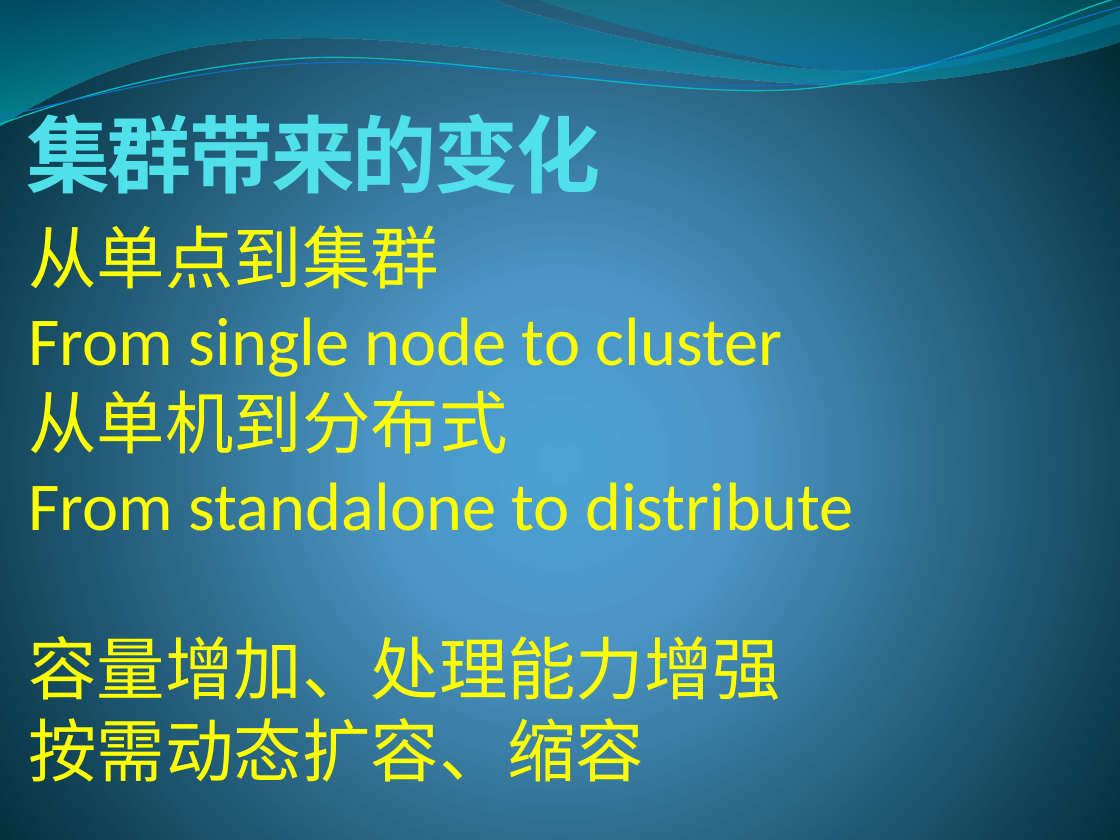
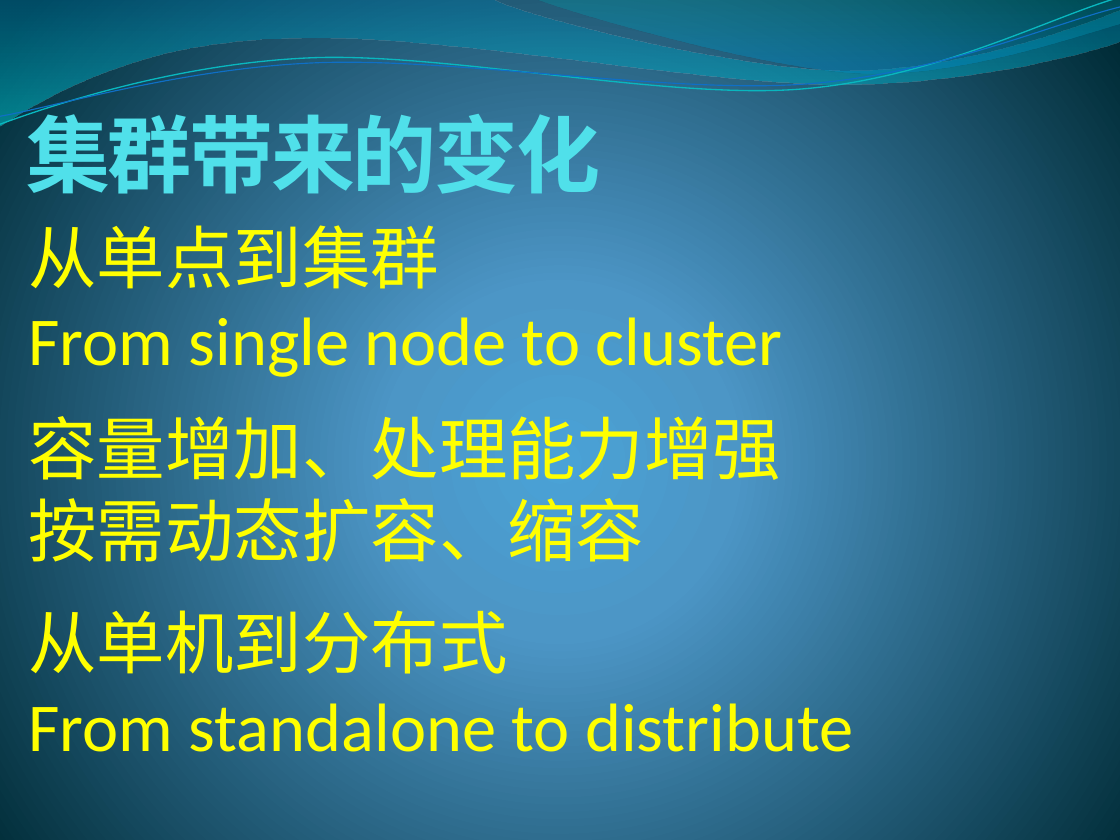
Before and after one commit to lixinjie1985/redis, a slide deck: slide 7 of docs/redis-01.pptx. Drawn at 1120x840 pixels with LibreOffice and Linux fonts; fonts in the diff are those of the drawing. Boxes give left, top, right and bottom in pixels: in the first picture for what was removed or moved away, otherwise in the second. Text is boxed around its words. In the diff, an @@ line names an element or a change of style, - is before the commit and + after.

```diff
--- a/docs/redis-01.pptx
+++ b/docs/redis-01.pptx
@@ text at (28, 378, 853, 793): paragraphs removed @@
-从单机到分布式
-From standalone to distribute
-容量增加、处理能力增强
-按需动态扩容、缩容
@@ text added at (28, 404, 781, 573), 44 pt, text #FFFF00 @@
+容量增加、处理能力增强
+按需动态扩容、缩容
@@ text added at (28, 599, 853, 752), 44 pt, text #FFFF00 @@
+从单机到分布式
+From standalone to distribute
```
Also in this commit, not shown: 22 other slides changed, 15 slides added.
